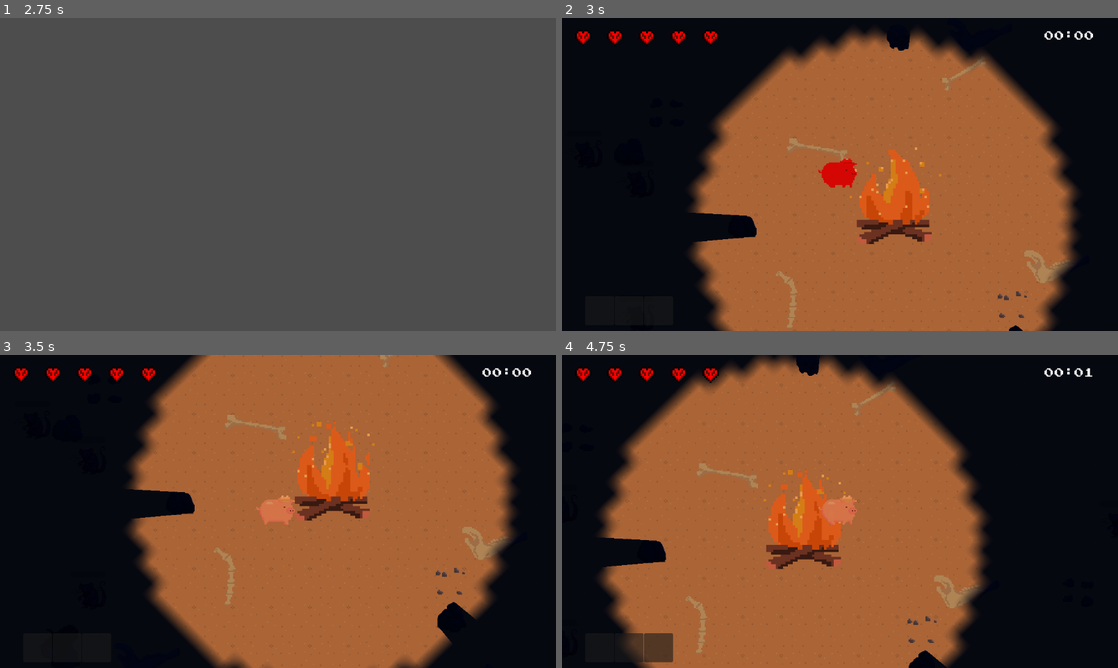
Above: before the commit, frames 1-4 (two rows, left to right).
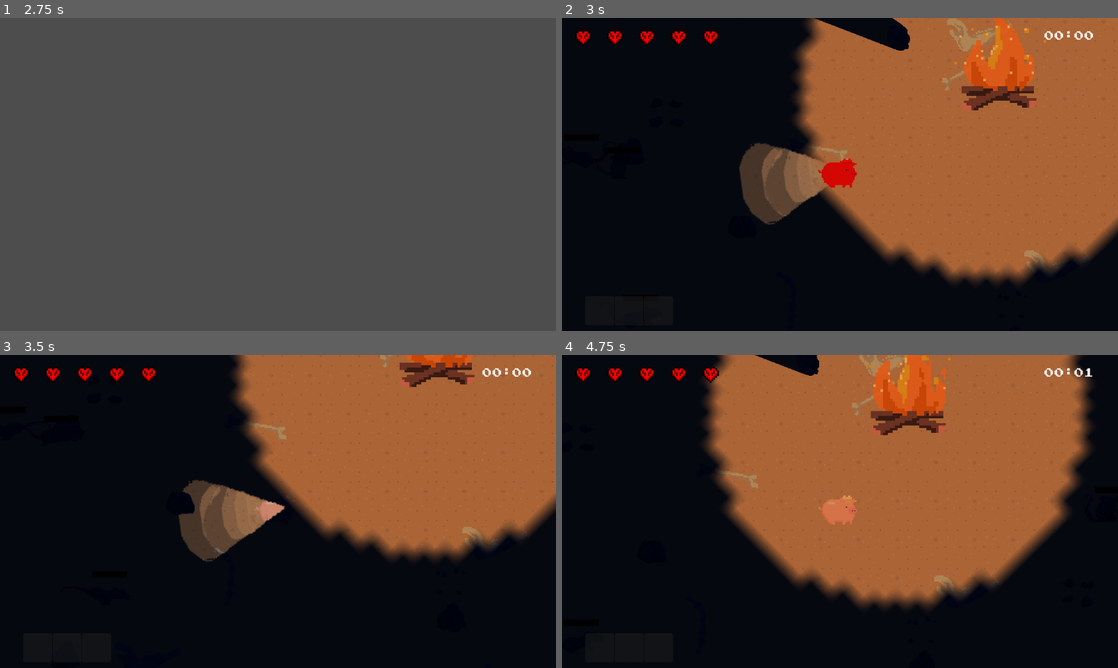
Above: after the commit, the same moments.

Repository: JasonLee4/MaizeRunnerGame
Game: Godot game, scene res://scenes/levels/main_menu.tscn
Two runs of this game, one before a commit and one after it. Both use one fixed random seed, a clock stepped at 60 frames per second and the inputs below.
Inputs (mouse positions are in pixels of both pictures, inside the frame that each line leads up to):
- Up to frame 1 (2.75 s): click "Start" at 0.5 s; click "Main Level" at 1.25 s; tap Enter at 2 s; move the mouse to (400, 158) at 2.02 s; hold D (right) from 2.03 s (still down); hold F (advance_dialogue) from 2.03 s (still down)
- Up to frame 2 (3 s): tap Space (dash) at 2.75, 2.85 s; move the mouse to (728, 190) at 2.77 s; release D (right) at 2.78 s; release F (advance_dialogue) at 2.78 s; hold S (down) from 2.78 s (still down)
- Up to frame 3 (3.5 s): keep holding S (down)
- Up to frame 4 (4.75 s): move the mouse to (895, 442) at 3.52 s; release S (down) at 3.53 s; hold D (right) 3.53-4.28 s; hold Right mouse button (punch) 3.53-4.28 s; move the mouse to (812, 574) at 4.27 s; hold W (up) from 4.28 s (still down); tap Mouse wheel down (scroll_down) at 4.35 s

Frame 1 is identical in both runs. In frame 2, 44% of the frame differs, in the area x 23-100%, y 0-100%; in frame 3, 45%; in frame 4, 51%, in the area x 6-96%, y 0-100%.

Commit message:
Animated rat sprite

Diff:
--- a/scenes/enemies/enemy.gd
+++ b/scenes/enemies/enemy.gd
@@ -14,10 +14,29 @@
 
 var invulnerable = false
 
-#func _physics_process(delta):
+func _physics_process(delta):
+	choose_animation()
+	#pass
 	#move()
 	#if player != null:
 		#deal_damage(ranged)
+
+func choose_animation():
+	var animationNames = $AnimatedSprite2D.sprite_frames.get_animation_names()
+	var walkRatio = abs(velocity.x/velocity.y)
+	if walkRatio >= 1 and "walk_side" in animationNames:
+		if velocity.x > 0 :
+			$AnimatedSprite2D.flip_h = false
+		else:
+			$AnimatedSprite2D.flip_h = true
+		#print("playing walk side")
+		$AnimatedSprite2D.play("walk_side")
+	elif 0 < walkRatio and walkRatio < 1:
+		if velocity.y > 0 and "walk_down" in animationNames:
+			$AnimatedSprite2D.play("walk_down")
+		elif velocity.y < 0 and "walk_up" in animationNames:
+			#print("up")
+			$AnimatedSprite2D.play("walk_up")
 
 # Called when the node enters the scene tree for the first time.
 func _ready():
@@ -55,6 +74,7 @@
 		can_attack = false
 		$attack_cooldown.start()
 		if not ranged and player:
+			print(damage)
 			player.receive_damage(damage)
 
 
@@ -69,7 +89,7 @@
 	set_health()
 		#invulnerable = true
 		#$dmg_iframe_cooldown.start()
-	print("Slime health = ", health)
+	#print("Slime health = ", health)
 	if health <= 0:
 		self.queue_free()
 
--- a/scenes/enemies/rat.gd
+++ b/scenes/enemies/rat.gd
@@ -6,9 +6,17 @@
 @export var detectionRadius : float
 
 func _ready():
-	#var mob_types = $AnimatedSprite2D.sprite_frames.get_animation_names()
-	#$AnimatedSprite2D.play(mob_types[randi() % mob_types.size()])
+	##var mob_types = $AnimatedSprite2D.sprite_frames.get_animation_names()
+	##$AnimatedSprite2D.play(mob_types[randi() % mob_types.size()])
+	#
+	set_health()
 	pass
+
+func choose_animation():
+	super.choose_animation()
+	if velocity.x == 0 and velocity.y == 0:
+		$AnimatedSprite2D.play("tail_wag")
+
 
 func light_unfreeze():
 	print("Rat can move")
--- a/scenes/enemies/rat.tscn
+++ b/scenes/enemies/rat.tscn
@@ -1,14 +1,103 @@
-[gd_scene load_steps=12 format=3 uid="uid://f8a7c50dvi25"]
+[gd_scene load_steps=35 format=3 uid="uid://f8a7c50dvi25"]
 
 [ext_resource type="Script" path="res://scenes/enemies/rat.gd" id="1_tq7uu"]
 [ext_resource type="Texture2D" uid="uid://blxneorurmxe" path="res://assets/spritesheets/rat.png" id="1_y6qvw"]
 [ext_resource type="Script" path="res://scenes/enemies/Healthbar.gd" id="2_m7wqm"]
+[ext_resource type="Texture2D" uid="uid://clh28ehnvhiu1" path="res://assets/spritesheets/smallrat-Sheet.png" id="3_51jue"]
 [ext_resource type="Script" path="res://scripts/States/State Machine.gd" id="4_uy7fj"]
 [ext_resource type="Script" path="res://scripts/States/EnemyIdle.gd" id="5_elybv"]
 [ext_resource type="Script" path="res://scripts/States/EnemyFreeze.gd" id="6_0hfgx"]
 [ext_resource type="Script" path="res://scripts/States/EnemyFollow.gd" id="7_djy2a"]
 [ext_resource type="Script" path="res://scripts/States/EnemyAttack.gd" id="8_drdnq"]
 
+[sub_resource type="AtlasTexture" id="AtlasTexture_8u6ju"]
+atlas = ExtResource("3_51jue")
+region = Rect2(0, 0, 96, 96)
+
+[sub_resource type="AtlasTexture" id="AtlasTexture_vy8xn"]
+atlas = ExtResource("3_51jue")
+region = Rect2(96, 0, 96, 96)
+
+[sub_resource type="AtlasTexture" id="AtlasTexture_3lt23"]
+atlas = ExtResource("3_51jue")
+region = Rect2(192, 0, 96, 96)
+
+[sub_resource type="AtlasTexture" id="AtlasTexture_ovix1"]
+atlas = ExtResource("3_51jue")
+region = Rect2(0, 96, 96, 96)
+
+[sub_resource type="AtlasTexture" id="AtlasTexture_pphyw"]
+atlas = ExtResource("3_51jue")
+region = Rect2(96, 96, 96, 96)
+
+[sub_resource type="AtlasTexture" id="AtlasTexture_xf76x"]
+atlas = ExtResource("3_51jue")
+region = Rect2(192, 96, 96, 96)
+
+[sub_resource type="AtlasTexture" id="AtlasTexture_yok6l"]
+atlas = ExtResource("3_51jue")
+region = Rect2(288, 96, 96, 96)
+
+[sub_resource type="AtlasTexture" id="AtlasTexture_hkanf"]
+atlas = ExtResource("3_51jue")
+region = Rect2(384, 96, 96, 96)
+
+[sub_resource type="AtlasTexture" id="AtlasTexture_3m5p3"]
+atlas = ExtResource("3_51jue")
+region = Rect2(480, 96, 96, 96)
+
+[sub_resource type="AtlasTexture" id="AtlasTexture_ppiog"]
+atlas = ExtResource("3_51jue")
+region = Rect2(0, 384, 96, 96)
+
+[sub_resource type="AtlasTexture" id="AtlasTexture_mko4l"]
+atlas = ExtResource("3_51jue")
+region = Rect2(96, 384, 96, 96)
+
+[sub_resource type="AtlasTexture" id="AtlasTexture_l3w5m"]
+atlas = ExtResource("3_51jue")
+region = Rect2(192, 384, 96, 96)
+
+[sub_resource type="AtlasTexture" id="AtlasTexture_egl5q"]
+atlas = ExtResource("3_51jue")
+region = Rect2(288, 384, 96, 96)
+
+[sub_resource type="AtlasTexture" id="AtlasTexture_pun4l"]
+atlas = ExtResource("3_51jue")
+region = Rect2(0, 192, 96, 96)
+
+[sub_resource type="AtlasTexture" id="AtlasTexture_yvtfc"]
+atlas = ExtResource("3_51jue")
+region = Rect2(96, 192, 96, 96)
+
+[sub_resource type="AtlasTexture" id="AtlasTexture_16jj0"]
+atlas = ExtResource("3_51jue")
+region = Rect2(192, 192, 96, 96)
+
+[sub_resource type="AtlasTexture" id="AtlasTexture_gjyek"]
+atlas = ExtResource("3_51jue")
+region = Rect2(288, 192, 96, 96)
+
+[sub_resource type="AtlasTexture" id="AtlasTexture_gndyw"]
+atlas = ExtResource("3_51jue")
+region = Rect2(0, 288, 96, 96)
+
+[sub_resource type="AtlasTexture" id="AtlasTexture_wi6ey"]
+atlas = ExtResource("3_51jue")
+region = Rect2(96, 288, 96, 96)
+
+[sub_resource type="AtlasTexture" id="AtlasTexture_fkttc"]
+atlas = ExtResource("3_51jue")
+region = Rect2(192, 288, 96, 96)
+
+[sub_resource type="AtlasTexture" id="AtlasTexture_216tx"]
+atlas = ExtResource("3_51jue")
+region = Rect2(288, 288, 96, 96)
+
+[sub_resource type="AtlasTexture" id="AtlasTexture_42blm"]
+atlas = ExtResource("3_51jue")
+region = Rect2(384, 288, 96, 96)
+
 [sub_resource type="SpriteFrames" id="SpriteFrames_g2nd4"]
 animations = [{
 "frames": [{
@@ -18,13 +107,104 @@
 "loop": true,
 "name": &"RAT",
 "speed": 5.0
+}, {
+"frames": [{
+"duration": 1.0,
+"texture": SubResource("AtlasTexture_8u6ju")
+}, {
+"duration": 1.0,
+"texture": SubResource("AtlasTexture_vy8xn")
+}, {
+"duration": 1.0,
+"texture": SubResource("AtlasTexture_3lt23")
+}],
+"loop": true,
+"name": &"blink",
+"speed": 7.0
+}, {
+"frames": [{
+"duration": 1.0,
+"texture": SubResource("AtlasTexture_ovix1")
+}, {
+"duration": 1.0,
+"texture": SubResource("AtlasTexture_pphyw")
+}, {
+"duration": 1.0,
+"texture": SubResource("AtlasTexture_xf76x")
+}, {
+"duration": 1.0,
+"texture": SubResource("AtlasTexture_yok6l")
+}, {
+"duration": 1.0,
+"texture": SubResource("AtlasTexture_hkanf")
+}, {
+"duration": 1.0,
+"texture": SubResource("AtlasTexture_3m5p3")
+}],
+"loop": true,
+"name": &"tail_wag",
+"speed": 7.0
+}, {
+"frames": [{
+"duration": 1.0,
+"texture": SubResource("AtlasTexture_ppiog")
+}, {
+"duration": 1.0,
+"texture": SubResource("AtlasTexture_mko4l")
+}, {
+"duration": 1.0,
+"texture": SubResource("AtlasTexture_l3w5m")
+}, {
+"duration": 1.0,
+"texture": SubResource("AtlasTexture_egl5q")
+}],
+"loop": true,
+"name": &"walk_down",
+"speed": 7.0
+}, {
+"frames": [{
+"duration": 1.0,
+"texture": SubResource("AtlasTexture_pun4l")
+}, {
+"duration": 1.0,
+"texture": SubResource("AtlasTexture_yvtfc")
+}, {
+"duration": 1.0,
+"texture": SubResource("AtlasTexture_16jj0")
+}, {
+"duration": 1.0,
+"texture": SubResource("AtlasTexture_gjyek")
+}],
+"loop": true,
+"name": &"walk_side",
+"speed": 7.0
+}, {
+"frames": [{
+"duration": 1.0,
+"texture": SubResource("AtlasTexture_gndyw")
+}, {
+"duration": 1.0,
+"texture": SubResource("AtlasTexture_wi6ey")
+}, {
+"duration": 1.0,
+"texture": SubResource("AtlasTexture_fkttc")
+}, {
+"duration": 1.0,
+"texture": SubResource("AtlasTexture_216tx")
+}, {
+"duration": 1.0,
+"texture": SubResource("AtlasTexture_42blm")
+}],
+"loop": true,
+"name": &"walk_up",
+"speed": 7.0
 }]
 
 [sub_resource type="RectangleShape2D" id="RectangleShape2D_moawb"]
-size = Vector2(24, 23)
+size = Vector2(54, 23)
 
 [sub_resource type="RectangleShape2D" id="RectangleShape2D_gae2i"]
-size = Vector2(34, 28)
+size = Vector2(60.125, 26.5)
 
 [node name="Rat" type="CharacterBody2D"]
 collision_layer = 2
@@ -33,12 +213,14 @@
 detectionRadius = 125.0
 
 [node name="AnimatedSprite2D" type="AnimatedSprite2D" parent="."]
-scale = Vector2(0.03, 0.03)
+position = Vector2(-1, 3.8147e-06)
+scale = Vector2(1.57812, 1.29963)
 sprite_frames = SubResource("SpriteFrames_g2nd4")
-animation = &"RAT"
+animation = &"walk_side"
+autoplay = "tail_wag"
 
 [node name="CollisionShape2D" type="CollisionShape2D" parent="."]
-position = Vector2(5, -0.5)
+position = Vector2(-6, -3.5)
 shape = SubResource("RectangleShape2D_moawb")
 
 [node name="VisibleOnScreenNotifier2D" type="VisibleOnScreenNotifier2D" parent="."]
@@ -49,7 +231,7 @@
 collision_mask = 13
 
 [node name="CollisionShape2D" type="CollisionShape2D" parent="enemy_hitbox"]
-position = Vector2(2, 0)
+position = Vector2(-6.0625, -3)
 shape = SubResource("RectangleShape2D_gae2i")
 
 [node name="dmg_iframe_cooldown" type="Timer" parent="."]
--- a/scripts/States/EnemyFreeze.gd
+++ b/scripts/States/EnemyFreeze.gd
@@ -5,5 +5,13 @@
 
 
 # Called when the node enters the scene tree for the first time.
-func _ready():
+func enter():
+	#print(enemy.get_node("AnimatedSprite2D"))
+	enemy.get_node("AnimatedSprite2D").stop()
 	enemy.speed = 0
+
+func update(delta):
+	enemy.get_node("AnimatedSprite2D").stop()
+
+func exit():
+	enemy.get_node("AnimatedSprite2D").play()
--- a/scripts/States/EnemyIdle.gd
+++ b/scripts/States/EnemyIdle.gd
@@ -7,13 +7,17 @@
 @export var move_speed := 20
 @export var max_wander_time := 5
 @export var min_wander_time := 1
+@export var max_wait_time := 5
+@export var min_wait_time := 1
 
 var move_direction : Vector2
 var wander_time : float
+var wait_time : float
 
 func randomize_wander():
 	move_direction = Vector2(randf_range(-1, 1), randf_range(-1, 1)).normalized()
 	wander_time = randf_range(min_wander_time, max_wander_time)
+	wait_time = randf_range(min_wait_time, max_wait_time)
 
 func enter():
 	#print("enemy wandering")
@@ -27,10 +31,15 @@
 		transitioned.emit(self, "EnemyFollow")
 	elif wander_time > 0:
 		wander_time -= delta
+	elif wait_time > 0:
+		wait_time -= delta
 	else:
 		randomize_wander()
 
 func physics_update(delta: float):
 	if enemy:
-		enemy.velocity = Vector2(move_direction * move_speed)
-		enemy.move_and_slide()
+		if wander_time > 0:
+			enemy.velocity = Vector2(move_direction * move_speed)
+			enemy.move_and_slide()
+		elif wait_time > 0:
+			enemy.velocity = Vector2(0,0)
Binary file added: assets/spritesheets/smallrat-Sheet.png
Not shown, added: assets/spritesheets/smallrat-Sheet.png.import
Not shown, added: assets/.DS_Store
